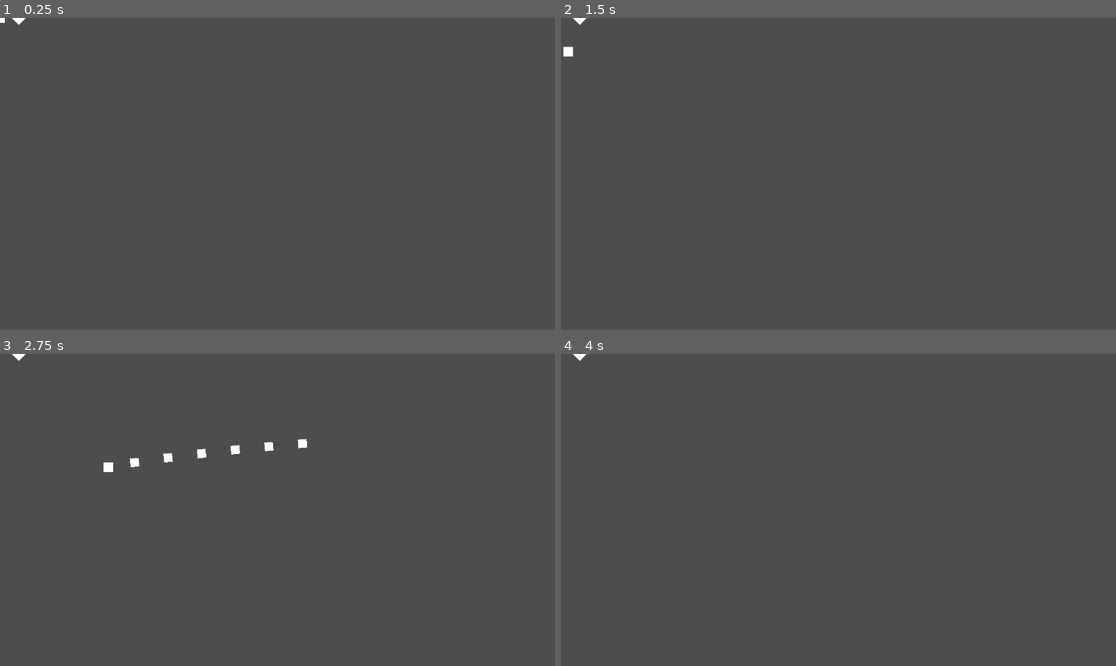
Above: before the commit, frames 1-4 (two rows, left to right).
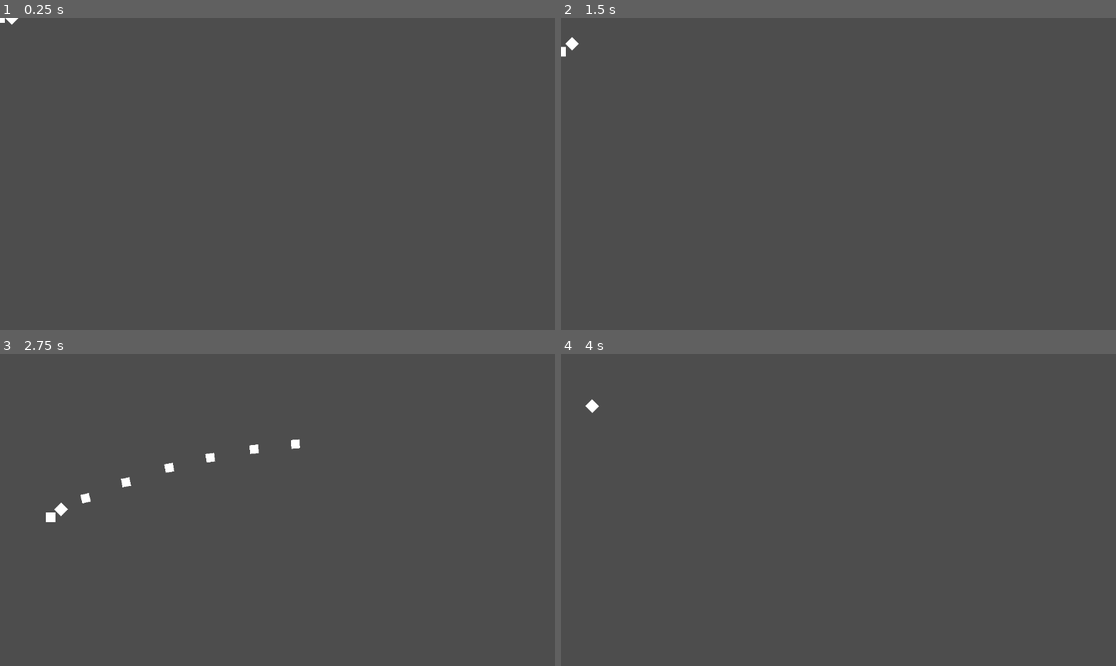
Above: after the commit, the same moments.

Repository: Neadyr/godot_sandbox
Game: Godot game, scene res://Clo.tscn
Two runs of this game, one before a commit and one after it. Both use one fixed random seed, a clock stepped at 60 frames per second and the inputs below.
Inputs (mouse positions are in pixels of both pictures, inside the frame that each line leads up to):
- Up to frame 1 (0.25 s): no input
- Up to frame 2 (1.5 s): tap Enter at 0.5 s; move the mouse to (960, 158) at 0.52 s; hold Right (ui_right) 0.53-1.28 s; tap Space (dash) at 0.6, 1.25 s; move the mouse to (727, 189) at 1.27 s; hold Down (ui_down) from 1.28 s (still down); tap Shift (sprint) at 1.35 s
- Up to frame 3 (2.75 s): move the mouse to (333, 441) at 2.02 s; release Down (ui_down) at 2.03 s; press the mouse at (333, 441) at 2.03 s; hold Right (ui_right) from 2.03 s (still down)
- Up to frame 4 (4 s): move the mouse to (810, 572) at 2.77 s; release Right (ui_right) at 2.78 s; release the mouse at (810, 572) at 2.78 s; hold Up (ui_up) 2.78-3.53 s; tap Space (dash) at 2.85 s; move the mouse to (1005, 556) at 3.52 s; hold Left (ui_left) from 3.53 s (still down); tap Shift (sprint) at 3.6 s

The runs differ from the first frame. In frame 1, less than 0.1% of the frame differs, in the area x 0-5%, y 0-3%; in frame 2, 0.1%; in frame 3, 0.7%, in the area x 2-56%, y 0-54%; in frame 4, less than 0.1%.

Commit message:
feat - enemy script

Diff:
--- a/Clo.tscn
+++ b/Clo.tscn
@@ -1,12 +1,8 @@
-[gd_scene load_steps=8 format=3 uid="uid://cfi7gsn5l3ssw"]
+[gd_scene load_steps=6 format=3 uid="uid://cfi7gsn5l3ssw"]
 
 [ext_resource type="Script" uid="uid://bl5k3hnwpyyhe" path="res://Exercices.gd" id="1_pyfwl"]
-[ext_resource type="Script" uid="uid://cwdehig4mgb7c" path="res://player_handler.gd" id="2_erpki"]
-[ext_resource type="PackedScene" uid="uid://rydxldyufvfo" path="res://bullet.tscn" id="3_iba6c"]
-
-[sub_resource type="RectangleShape2D" id="RectangleShape2D_gyfs4"]
-
-[sub_resource type="CanvasTexture" id="CanvasTexture_2c62f"]
+[ext_resource type="PackedScene" uid="uid://ct83wixtolbo8" path="res://player.tscn" id="2_pyfwl"]
+[ext_resource type="Script" uid="uid://clgahoyi587wn" path="res://enemy.gd" id="4_erpki"]
 
 [sub_resource type="RectangleShape2D" id="RectangleShape2D_d5x1h"]
 
@@ -15,19 +11,11 @@
 [node name="Main" type="Node2D"]
 script = ExtResource("1_pyfwl")
 
-[node name="Player" type="CharacterBody2D" parent="."]
-script = ExtResource("2_erpki")
-bullet_scene = ExtResource("3_iba6c")
-
-[node name="Hitbox" type="CollisionShape2D" parent="Player"]
-shape = SubResource("RectangleShape2D_gyfs4")
-
-[node name="Sprite2D" type="Sprite2D" parent="Player"]
-scale = Vector2(20, 20)
-texture = SubResource("CanvasTexture_2c62f")
+[node name="Player" parent="." instance=ExtResource("2_pyfwl")]
 
 [node name="Enemy" type="CharacterBody2D" parent="."]
 position = Vector2(39, 0)
+script = ExtResource("4_erpki")
 
 [node name="CollisionShape2D" type="CollisionShape2D" parent="Enemy"]
 rotation = 0.786822
--- a/Exercices.gd
+++ b/Exercices.gd
@@ -1 +1,3 @@
 extends Node2D
+
+@export var enemy_scene: PackedScene
--- /dev/null
+++ b/enemy.gd
@@ -0,0 +1,9 @@
+extends CharacterBody2D
+var speed = 150
+func _physics_process(delta):
+	var player = get_node('../Player')
+	var direction = Vector2(player.position - self.position).normalized() * delta
+	print(player.position)
+
+	velocity = direction.normalized() * speed
+	move_and_slide()
--- /dev/null
+++ b/player.tscn
@@ -0,0 +1,19 @@
+[gd_scene load_steps=5 format=3 uid="uid://ct83wixtolbo8"]
+
+[ext_resource type="Script" uid="uid://cwdehig4mgb7c" path="res://player_handler.gd" id="1_onrkg"]
+[ext_resource type="PackedScene" uid="uid://rydxldyufvfo" path="res://bullet.tscn" id="2_i3pqv"]
+
+[sub_resource type="RectangleShape2D" id="RectangleShape2D_gyfs4"]
+
+[sub_resource type="CanvasTexture" id="CanvasTexture_2c62f"]
+
+[node name="Player" type="CharacterBody2D"]
+script = ExtResource("1_onrkg")
+bullet_scene = ExtResource("2_i3pqv")
+
+[node name="Hitbox" type="CollisionShape2D" parent="."]
+shape = SubResource("RectangleShape2D_gyfs4")
+
+[node name="Sprite2D" type="Sprite2D" parent="."]
+scale = Vector2(20, 20)
+texture = SubResource("CanvasTexture_2c62f")
--- a/player_handler.gd
+++ b/player_handler.gd
@@ -12,7 +12,7 @@
 var bullet_timer = 0
 
 func _physics_process(delta: float) -> void:
-	var mouse_position: Vector2 = get_viewport().get_mouse_position()
+	#var mouse_position: Vector2 = get_viewport().get_mouse_position()
 	if (bullet_timer >= 0):
 		bullet_timer -= delta
 	if (Input.is_action_pressed("tir")):
Not shown, added: enemy.gd.uid
